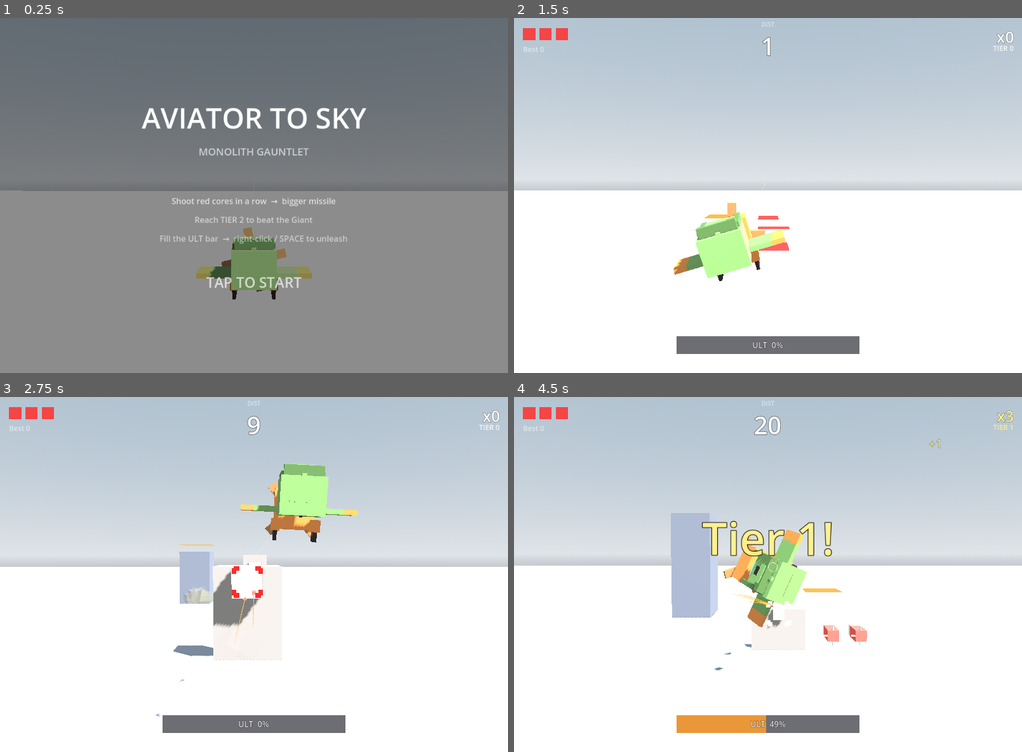
Above: before the commit, frames 1-4 (two rows, left to right).
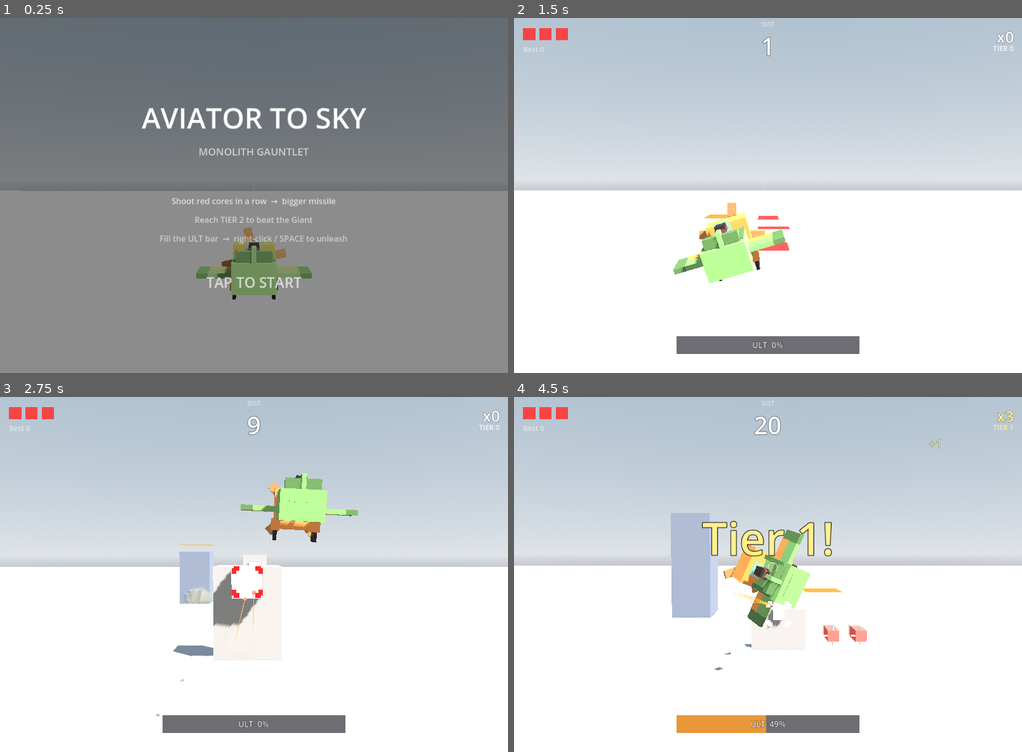
Above: after the commit, the same moments.

Repository: weathermanho/supercent
Game: Godot game, scene res://scenes/Main.tscn
The game is run twice, just before and just after one commit, with the same random seed, the same clock (stepped at 60 frames per second) and the same inputs.
Inputs (mouse positions are in pixels of both pictures, inside the frame that each line leads up to):
- Up to frame 1 (0.25 s): no input
- Up to frame 2 (1.5 s): tap Enter at 0.5, 1.25 s; move the mouse to (879, 177) at 0.52 s; hold Right mouse button (fire_missle) 0.53-1.25 s; click (879, 177) at 0.67 s; drag from (666, 213) to (742, 266) at 1.27 s
- Up to frame 3 (2.75 s): move the mouse to (304, 496) at 2.02 s; hold Right mouse button (fire_missle) from 2.03 s (still down); click (304, 496) at 2.17 s
- Up to frame 4 (4.5 s): release Right mouse button (fire_missle) at 2.75 s; drag from (742, 645) to (615, 521) at 2.77 s; move the mouse to (920, 627) at 3.52 s; hold Right mouse button (fire_missle) 3.53-4.25 s; click (920, 627) at 3.67 s; drag from (615, 521) to (691, 485) at 4.27 s

The runs differ from the first frame. In frame 1, 0.9% of the frame differs, in the area x 38-62%, y 61-79%; in frame 2, 1.1%, in the area x 31-54%, y 54-75%; in frame 3, 0.9%; in frame 4, 1.0%.

Commit message:
tune(plane): 콕핏 높이 팔꿈치선까지 낮춤 + 날개 투톤
- 조종석 벽이 파일럿을 다 가려서 rim 높이를 elbow 선(y≈20)까지 낮춤.
  rear_body height 42→34 (top y19), 측벽 height 26→16 (top y20).
  헤드레스트 제거. 시트백만 약간 높게(y31, 등 뒤라 비occlude).
  → 파일럿 머리/어깨/팔 노출.
- 날개 투톤: 주황 leading-edge 스트라이프(앞) + 초록 trailing(뒤) +
  짙은 초록 날개끝.

Co-Authored-By: Claude Opus 4.7 <noreply@anthropic.com>

Diff:
--- a/godot_project/scripts/AirPlane.gd
+++ b/godot_project/scripts/AirPlane.gd
@@ -36,25 +36,23 @@
 	# Fuselage / cockpit (tapered box) — green body.
 	add_child(BoxFactory.make_tapered_box(80, 50, 50, GameColors.PLANE_GREEN))
 
-	# Cockpit tub that WRAPS the pilot: a raised rear deck + side walls, open at
-	# the top so the pilot's head/shoulders show (open-cockpit look). Without
-	# this the pilot just sat exposed on the flat deck behind the propeller.
-	var rear_body := BoxFactory.make_box(56, 42, 50, GameColors.PLANE_GREEN)
-	rear_body.position = Vector3(-22.0, 12.0, 0.0)
+	# Cockpit tub that WRAPS the pilot only up to ELBOW height — head, shoulders
+	# and arms stay visible above the rim (open-cockpit look). Pilot sits at
+	# y≈27 (head) / y≈15 (body), so the tub rim is kept around y≈20.
+	var rear_body := BoxFactory.make_box(56, 34, 50, GameColors.PLANE_GREEN)
+	rear_body.position = Vector3(-22.0, 2.0, 0.0)   # top ≈ y19
 	add_child(rear_body)
-	var cockpit_wall_l := BoxFactory.make_box(46, 26, 6, GameColors.PLANE_GREEN_DARK)
-	cockpit_wall_l.position = Vector3(-12.0, 26.0, 21.0)
+	var cockpit_wall_l := BoxFactory.make_box(46, 16, 6, GameColors.PLANE_GREEN_DARK)
+	cockpit_wall_l.position = Vector3(-12.0, 12.0, 21.0)   # top ≈ y20
 	add_child(cockpit_wall_l)
-	var cockpit_wall_r := BoxFactory.make_box(46, 26, 6, GameColors.PLANE_GREEN_DARK)
-	cockpit_wall_r.position = Vector3(-12.0, 26.0, -21.0)
+	var cockpit_wall_r := BoxFactory.make_box(46, 16, 6, GameColors.PLANE_GREEN_DARK)
+	cockpit_wall_r.position = Vector3(-12.0, 12.0, -21.0)
 	add_child(cockpit_wall_r)
-	var cockpit_back := BoxFactory.make_box(8, 34, 44, GameColors.PLANE_GREEN_DARK)
-	cockpit_back.position = Vector3(-38.0, 28.0, 0.0)
+	# Seat back behind the pilot — a bit higher (supports the back, doesn't
+	# occlude from the chase view).
+	var cockpit_back := BoxFactory.make_box(8, 26, 40, GameColors.PLANE_GREEN_DARK)
+	cockpit_back.position = Vector3(-38.0, 18.0, 0.0)   # top ≈ y31
 	add_child(cockpit_back)
-	# Headrest / fairing behind the pilot's head.
-	var headrest := BoxFactory.make_box(10, 16, 24, GameColors.PLANE_GREEN)
-	headrest.position = Vector3(-34.0, 38.0, 0.0)
-	add_child(headrest)
 
 	# Engine cowl — orange nose block (the reference's bright orange front).
 	var engine := BoxFactory.make_box(22, 52, 52, GameColors.PLANE_ORANGE)
@@ -74,15 +72,19 @@
 	tail_h.position = Vector3(-40.0, 8.0, 0.0)
 	add_child(tail_h)
 
-	# Low wings — green with orange tips (low-wing monoplane like the ref).
-	var wings := BoxFactory.make_box(34, 6, 110, GameColors.PLANE_GREEN)
-	wings.position = Vector3(0.0, -2.0, 0.0)
+	# Low wings — TWO-TONE: green trailing half + orange leading edge stripe
+	# running the full span, plus orange tips. (Low-wing monoplane like the ref.)
+	var wings := BoxFactory.make_box(20, 6, 110, GameColors.PLANE_GREEN)
+	wings.position = Vector3(-7.0, -2.0, 0.0)        # green rear half
 	add_child(wings)
-	var wingtip_l := BoxFactory.make_box(34, 6, 16, GameColors.PLANE_ORANGE)
-	wingtip_l.position = Vector3(0.0, -2.0, 60.0)
+	var wing_lead := BoxFactory.make_box(16, 6, 110, GameColors.PLANE_ORANGE)
+	wing_lead.position = Vector3(10.0, -2.0, 0.0)     # orange leading-edge stripe
+	add_child(wing_lead)
+	var wingtip_l := BoxFactory.make_box(34, 6, 14, GameColors.PLANE_GREEN_DARK)
+	wingtip_l.position = Vector3(0.0, -2.0, 61.0)
 	add_child(wingtip_l)
-	var wingtip_r := BoxFactory.make_box(34, 6, 16, GameColors.PLANE_ORANGE)
-	wingtip_r.position = Vector3(0.0, -2.0, -60.0)
+	var wingtip_r := BoxFactory.make_box(34, 6, 14, GameColors.PLANE_GREEN_DARK)
+	wingtip_r.position = Vector3(0.0, -2.0, -61.0)
 	add_child(wingtip_r)
 
 	# Wind shield (transparent)
